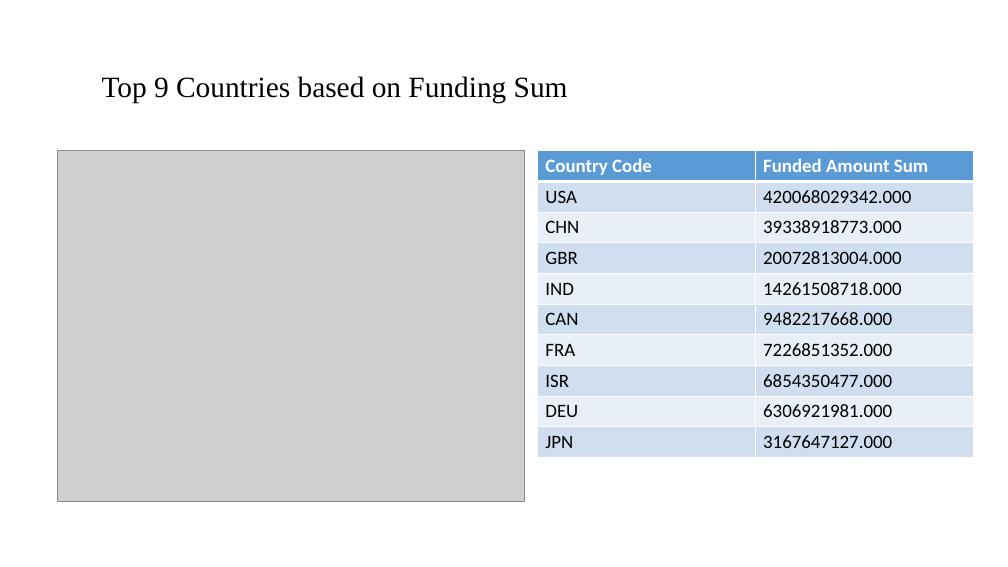
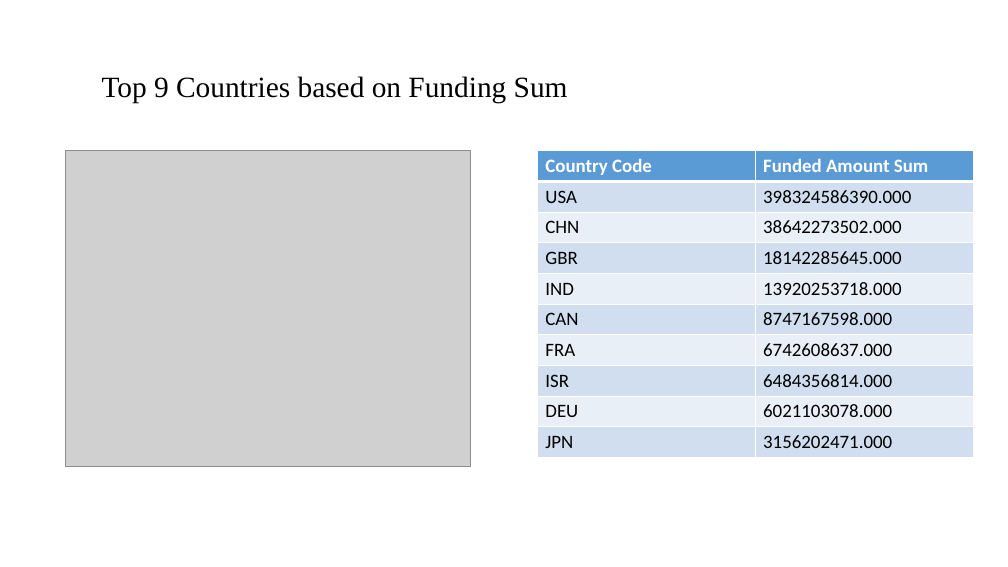
Before and after one commit to sameerg07/EDA_SparkFunds, a slide deck: slide 9 of Data/INVEST.pptx. Drawn at 1008x567 pixels with LibreOffice and Linux fonts; fonts in the diff are those of the drawing; grey boxes stand for pictures; background and template pictures are left out. Boxes give left, top, right and bottom in pixels: in the first picture for what was removed or moved away, otherwise in the second. Text is boxed around its words. In the diff, an @@ line names an element or a change of style, - is before the commit and + after.

```diff
--- a/Data/INVEST.pptx
+++ b/Data/INVEST.pptx
@@ picture: place and size @@
-picture at (57,150,524,501)
+picture at (65,150,470,467)
@@ table at (538,150,973,453) @@
-row 2, column 2: 420068029342.000
+row 2, column 2: 398324586390.000
-row 3, column 2: 39338918773.000
+row 3, column 2: 38642273502.000
-row 4, column 2: 20072813004.000
+row 4, column 2: 18142285645.000
-row 5, column 2: 14261508718.000
+row 5, column 2: 13920253718.000
-row 6, column 2: 9482217668.000
+row 6, column 2: 8747167598.000
-row 7, column 2: 7226851352.000
+row 7, column 2: 6742608637.000
-row 8, column 2: 6854350477.000
+row 8, column 2: 6484356814.000
-row 9, column 2: 6306921981.000
+row 9, column 2: 6021103078.000
-row 10, column 2: 3167647127.000
+row 10, column 2: 3156202471.000
```
Also in this commit, not shown: 8 other slides changed, 8 other files.
